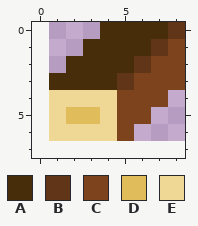
A pixel-art sprite gets an edit: img/sprites/Item/Wood.png. Above: the version before the commit.
The file is 96x84 pixels, drawn in blocks of 12x12; one block is one cell here. The old version is drawn lined up with the new one, on the new canvas.
Palette (. is transparent): A #472d09  B #613517  C #7c431d  D #e0bc5a  E #efd795
The result:
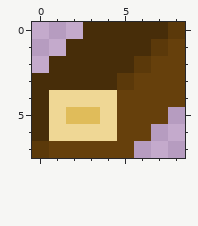
What changed:
{"change": "canvas 8x7 -> 9x8, the old top-left corner now at 1,0"}
{"colour":"B","old":"#613517","new":"#5b390a"}
{"colour":"C","old":"#7c431d","new":"#66400c"}
{"y":0,"x":3,"old":".","new":"A"}
{"y":1,"x":2,"old":".","new":"A"}
{"y":2,"x":1,"old":".","new":"A"}
{"y":3,"x":0,"old":".","new":"A"}
{"y":4,"x":0,"old":".","new":"A"}
{"y":4,"x":8,"old":".","new":"C"}
{"y":5,"x":0,"old":".","new":"A"}
{"y":5,"x":7,"old":".","new":"C"}
{"y":6,"x":0,"old":".","new":"A"}
{"y":6,"x":6,"old":".","new":"C"}
{"y":7,"x":0,"old":"......","new":"BCCCCC"}
